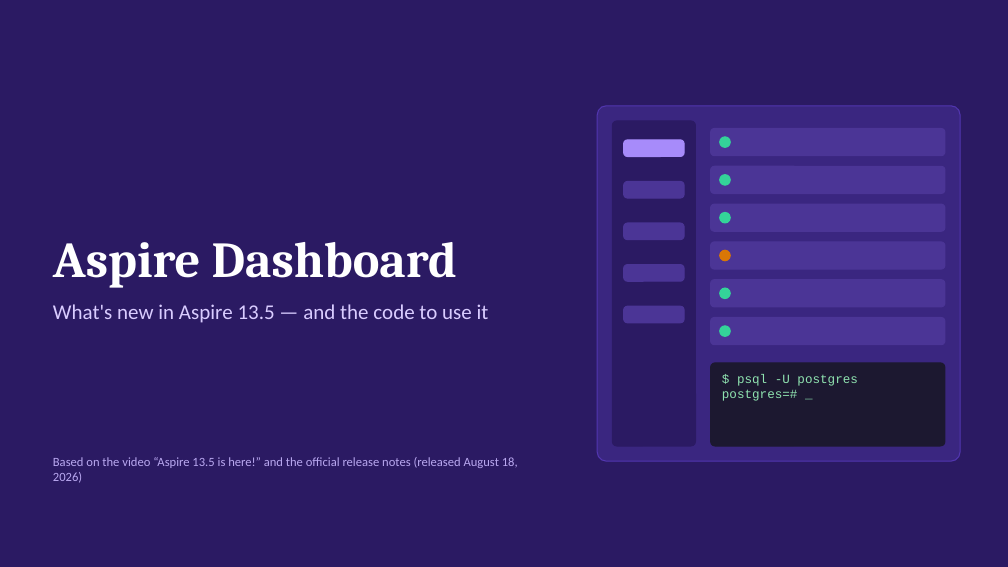
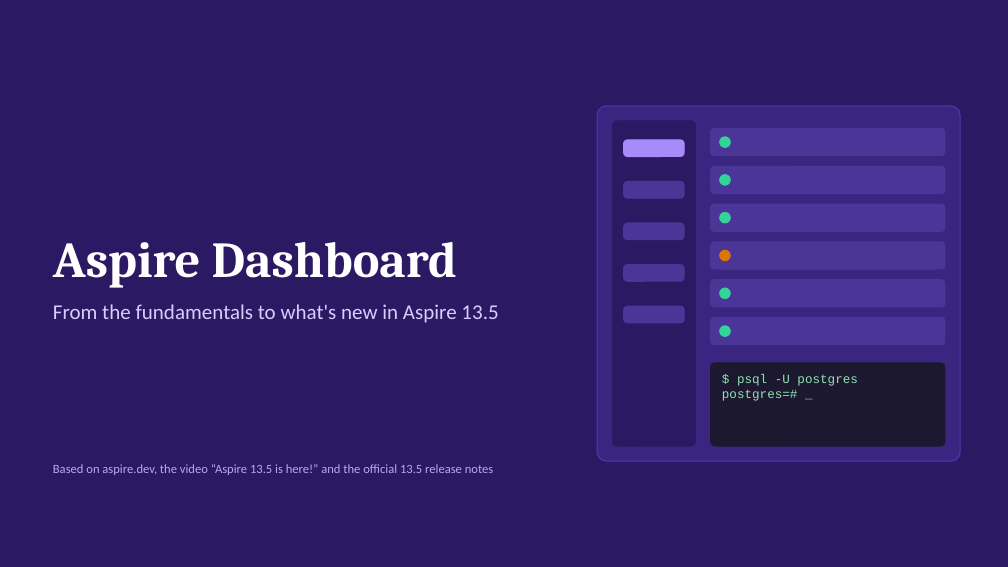
Before and after one commit to mcdmags/aspire-dashboard, a slide deck: slide 1 of aspire-dashboard-13-5.pptx. Drawn at 1008x567 pixels with LibreOffice and Linux fonts; fonts in the diff are those of the drawing. Boxes give left, top, right and bottom in pixels: in the first picture for what was removed or moved away, otherwise in the second. Text is boxed around its words. In the diff, an @@ line names an element or a change of style, - is before the commit and + after.

Commit message:
Added fundamentals and concise version

```diff
--- a/aspire-dashboard-13-5.pptx
+++ b/aspire-dashboard-13-5.pptx
@@ text at [53,304,498,323]: text changed @@
-What's new in Aspire 13.5 — and the code to use it
+From the fundamentals to what's new in Aspire 13.5
@@ text at [53,464,494,475]: text changed @@
-Based on the video “Aspire 13.5 is here!” and the official release notes (released August 18, 2026)
+Based on aspire.dev, the video “Aspire 13.5 is here!” and the official 13.5 release notes
```
Also in this commit, not shown: 12 other slides changed, 19 slides added, 5 slides removed, 1 other file.
